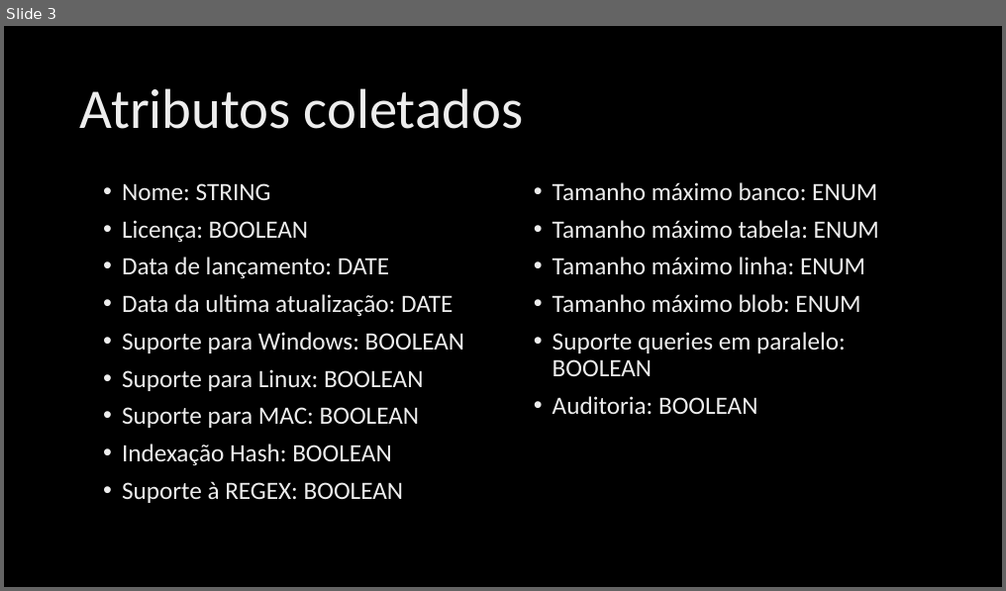
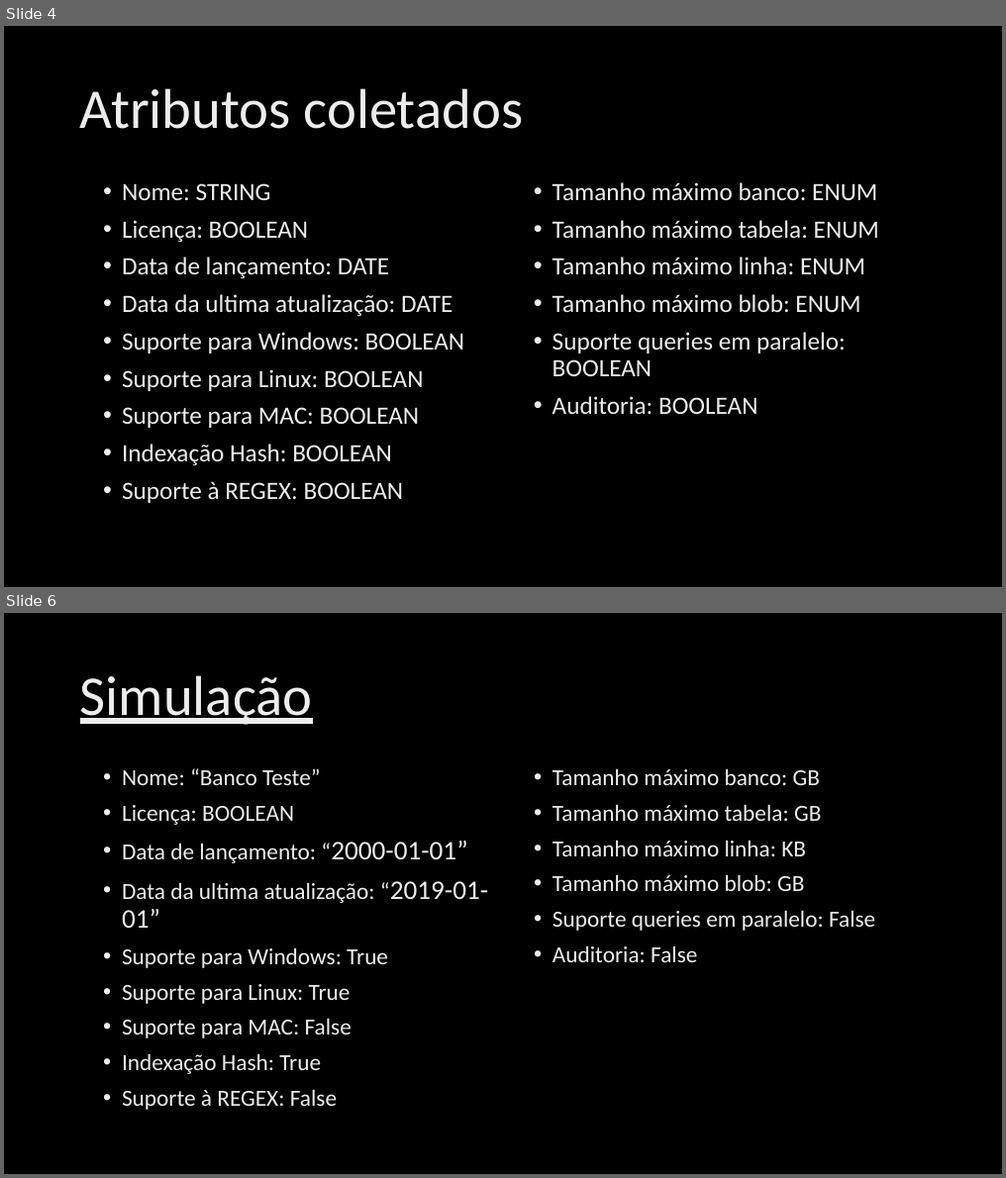
Before and after one commit to Hidanko/CBR-Database-suggestion, a slide deck: Apresentacao.pptx. Shown one above the other, each under a label of ours: slide 3 before the commit, slides 4 and 6 after it; the slides between them are not shown. The pictures are 1006x591 and 1006x1178 pixels, drawn with LibreOffice and Linux fonts; fonts in the diff are those of the drawing; background and template pictures are left out. Boxes give left, top, right and bottom in pixels: in the first picture for what was removed or moved away, otherwise in the second. Text is boxed around its words. In the diff, an @@ line names an element or a change of style, - is before the commit and + after.

```diff
--- a/Apresentacao.pptx
+++ b/Apresentacao.pptx
@@ slide 6 added at <box>4,613,1002,1174</box>, background picture (left out) @@
@@ title added at <box>80,675,313,725</box>, 54 pt, text gradient #BFBFBF to #EDEDED to #FFFFFF, underline @@
+Simulação
@@ text added at <box>122,768,488,1110</box>, 22.2 pt, text gradient #BFBFBF to #EDEDED to #FFFFFF @@
+• Nome: “Banco Teste”
+• Licença: BOOLEAN
+• Data de lançamento: “2000-01-01”
+• Data da ultima atualização: “2019-01-01”
+• Suporte para Windows: True
+• Suporte para Linux: True
+• Suporte para MAC: False
+• Indexação Hash: True
+• Suporte à REGEX: False
@@ text added at <box>552,768,875,931</box>, 22.2 pt, text gradient #BFBFBF to #EDEDED to #FFFFFF @@
+• Tamanho máximo banco: GB
+• Tamanho máximo tabela: GB
+• Tamanho máximo linha: KB
+• Tamanho máximo blob: GB
+• Suporte queries em paralelo: False
+• Auditoria: False
@@ what was slide 3 is now slide 4 @@
```
Also in this commit, not shown: 2 slides changed, 2 other slides added, 1 slide removed.
